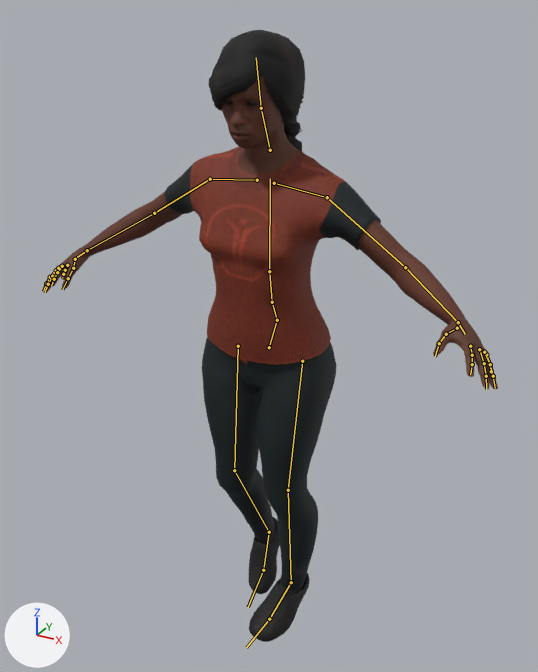
An edit to the glTF model public/models/npcs/braamfontein-creative.glb, drawn before and after from the same camera.
Before and after are seen from a 50 mm camera at (0.892, -1.648, 1.723) aimed at (-0.044, 0.053, 0.873). The lights are fixed; the arrows at lower left show +X, +Y and +Z. The older version comes first. Both versions are drawn at frame 17 of the action 'sprint'; the numbers are the values there. The bones that change, and the others that lie on the model, are drawn over the model as lines.

Names of what the first picture shows: 'EyesMesh', 'HairShoesMesh', 'OutfitMesh', 'SkinMesh'.
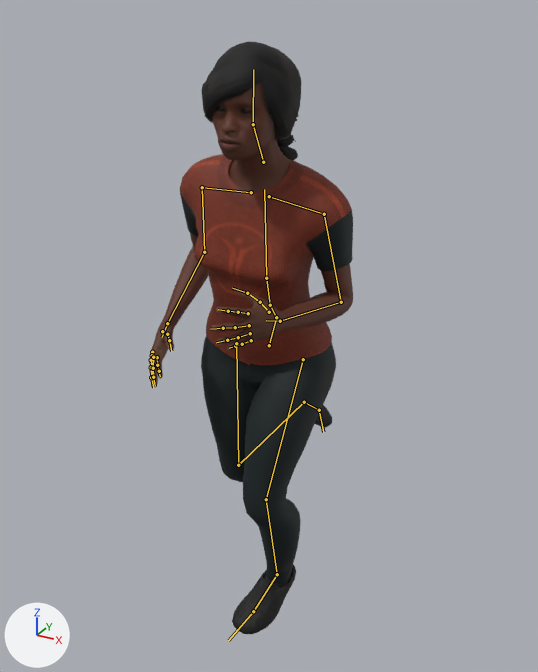
Edits to the scene script, one JSON object a line:
```json
{"block": "bone_hips", "where": "bone_hips = bpy.data.objects['Npc_braamfontein-creative'].pose.bones['Hips']  # child of 'Root'"}
{"op": "set", "path": "bone_hips.location", "old": "(0.0, -0.03, -0.021)", "new": "(0.0, -0.025, -0.017)"}
{"op": "set", "path": "bone_hips.rotation_quaternion", "old": "(1.0, 0.01, 0.006, 0.001)", "new": "(0.999, 0.027, 0.038, 0.001)", "note": "degrees (1, 1, 0) -> degrees (3, 4, 0)"}
{"block": "bone_spine", "where": "bone_spine = bpy.data.objects['Npc_braamfontein-creative'].pose.bones['Spine']  # child of 'Hips'"}
{"op": "set", "path": "bone_spine.rotation_quaternion", "old": "(0.995, 0.064, -0.01, -0.011)", "new": "(0.986, 0.167, -0.02, -0.004)", "note": "degrees (7, -1, -1) -> degrees (19, -2, -1)"}
{"block": "bone_chest", "where": "bone_chest = bpy.data.objects['Npc_braamfontein-creative'].pose.bones['Chest']  # child of 'Spine'"}
{"op": "set", "path": "bone_chest.rotation_quaternion", "old": "(0.999, -0.026, -0.001, 0.0)", "new": "(0.998, -0.068, -0.006, -0.007)", "note": "degrees (-3, 0, 0) -> degrees (-8, -1, -1)"}
{"block": "bone_upperarm_l", "where": "bone_upperarm_l = bpy.data.objects['Npc_braamfontein-creative'].pose.bones['UpperArm_L']  # child of 'clavicle_l'"}
{"op": "set", "path": "bone_upperarm_l.rotation_quaternion", "old": "(0.926, 0.079, -0.188, 0.126)", "new": "(0.951, 0.001, 0.124, -0.281)", "note": "degrees (7, -24, 14) -> degrees (-4, 14, -33)"}
{"block": "bone_lowerarm_l", "where": "bone_lowerarm_l = bpy.data.objects['Npc_braamfontein-creative'].pose.bones['LowerArm_L']  # child of 'UpperArm_L'"}
{"op": "set", "path": "bone_lowerarm_l.rotation_quaternion", "old": "(0.933, -0.003, 0.0, 0.0)", "new": "(0.812, 0.584, 0.0, -0.027)", "note": "degrees (0, 0, 0) -> degrees (71, 2, -2)"}
{"block": "bone_upperarm_r", "where": "bone_upperarm_r = bpy.data.objects['Npc_braamfontein-creative'].pose.bones['UpperArm_R']  # child of 'clavicle_r'"}
{"op": "set", "path": "bone_upperarm_r.rotation_quaternion", "old": "(0.954, -0.045, 0.017, -0.127)", "new": "(0.956, -0.112, -0.092, 0.254)", "note": "degrees (-6, 1, -15) -> degrees (-15, -7, 31)"}
{"block": "bone_lowerarm_r", "where": "bone_lowerarm_r = bpy.data.objects['Npc_braamfontein-creative'].pose.bones['LowerArm_R']  # child of 'UpperArm_R'"}
{"op": "set", "path": "bone_lowerarm_r.rotation_quaternion", "old": "(0.958, -0.088, 0.0, -0.004)", "new": "(0.947, 0.321, 0.0, 0.015)", "note": "degrees (-10, 0, 0) -> degrees (37, -1, 2)"}
{"block": "bone_head", "where": "bone_head = bpy.data.objects['Npc_braamfontein-creative'].pose.bones['Head']  # child of 'neck_01'"}
{"op": "set", "path": "bone_head.rotation_quaternion", "old": "(0.989, 0.102, -0.002, 0.012)", "new": "(0.996, -0.08, 0.001, 0.031)", "note": "degrees (12, 0, 1) -> degrees (-9, 0, 4)"}
{"block": "bone_upperleg_l", "where": "bone_upperleg_l = bpy.data.objects['Npc_braamfontein-creative'].pose.bones['UpperLeg_L']  # child of 'Hips'"}
{"op": "set", "path": "bone_upperleg_l.rotation_quaternion", "old": "(0.993, -0.001, 0.073, 0.079)", "new": "(0.973, -0.156, 0.09, 0.143)", "note": "degrees (1, 8, 9) -> degrees (-17, 13, 15)"}
{"block": "bone_lowerleg_l", "where": "bone_lowerleg_l = bpy.data.objects['Npc_braamfontein-creative'].pose.bones['LowerLeg_L']  # child of 'UpperLeg_L'"}
{"op": "set", "path": "bone_lowerleg_l.rotation_quaternion", "old": "(0.986, 0.074, 0.0, 0.014)", "new": "(0.951, 0.304, 0.0, 0.058)", "note": "degrees (9, 0, 2) -> degrees (35, -2, 6)"}
{"block": "bone_foot_l", "where": "bone_foot_l = bpy.data.objects['Npc_braamfontein-creative'].pose.bones['Foot_L']  # child of 'LowerLeg_L'"}
{"op": "set", "path": "bone_foot_l.rotation_quaternion", "old": "(0.985, -0.041, -0.145, -0.011)", "new": "(0.986, -0.096, -0.136, 0.0)", "note": "degrees (-5, -17, -1) -> degrees (-11, -16, 2)"}
{"block": "bone_upperleg_r", "where": "bone_upperleg_r = bpy.data.objects['Npc_braamfontein-creative'].pose.bones['UpperLeg_R']  # child of 'Hips'"}
{"op": "set", "path": "bone_upperleg_r.rotation_quaternion", "old": "(0.993, 0.012, -0.065, -0.056)", "new": "(0.994, 0.031, -0.039, -0.071)", "note": "degrees (2, -7, -7) -> degrees (4, -4, -8)"}
{"block": "bone_lowerleg_r", "where": "bone_lowerleg_r = bpy.data.objects['Npc_braamfontein-creative'].pose.bones['LowerLeg_R']  # child of 'UpperLeg_R'"}
{"op": "set", "path": "bone_lowerleg_r.rotation_quaternion", "old": "(0.916, 0.201, 0.0, -0.038)", "new": "(0.726, 0.674, 0.0, -0.128)", "note": "degrees (25, 1, -5) -> degrees (85, 10, -11)"}
{"block": "bone_foot_r", "where": "bone_foot_r = bpy.data.objects['Npc_braamfontein-creative'].pose.bones['Foot_R']  # child of 'LowerLeg_R'"}
{"op": "set", "path": "bone_foot_r.rotation_quaternion", "old": "(0.979, 0.094, 0.174, 0.044)", "new": "(0.953, 0.199, 0.216, 0.078)", "note": "degrees (12, 19, 7) -> degrees (27, 22, 15)"}
```

Location of each change, (x1, y1, x2, y2) in pixels of the pictures (538 x 672 px):
```json
{"object": "OutfitMesh", "change": "posed", "before": [165, 147, 381, 590], "after": [180, 154, 353, 584], "on screen": "20% narrower"}
{"object": "SkinMesh", "change": "posed", "before": [43, 76, 498, 389], "after": [150, 82, 353, 387], "on screen": "55% narrower"}
{"object": "HairShoesMesh", "change": "posed", "before": [209, 30, 310, 642], "after": [201, 42, 332, 634], "on screen": "29% wider"}
{"object": "EyesMesh", "change": "posed", "before": [224, 101, 257, 106], "after": [216, 107, 252, 114]}
{"bone": "Hips", "before": "(269, 347) to (277, 320)", "after": "(269, 345) to (276, 317)"}
{"bone": "Spine", "before": "(277, 320) to (272, 302)", "after": "(276, 317) to (270, 305)"}
{"bone": "Chest", "before": "(272, 302) to (269, 271)", "after": "(270, 305) to (266, 278)"}
{"bone": "UpperArm_L", "before": "(327, 197) to (405, 267)", "after": "(324, 214) to (341, 302)"}
{"bone": "LowerArm_L", "before": "(405, 267) to (458, 322)", "after": "(341, 302) to (280, 321)"}
{"bone": "UpperArm_R", "before": "(210, 179) to (154, 213)", "after": "(202, 187) to (204, 252)"}
{"bone": "LowerArm_R", "before": "(154, 213) to (87, 250)", "after": "(204, 252) to (167, 323)"}
{"bone": "Head", "before": "(261, 108) to (256, 57)", "after": "(253, 124) to (253, 69)"}
{"bone": "UpperLeg_L", "before": "(302, 361) to (288, 490)", "after": "(303, 359) to (266, 499)"}
{"bone": "LowerLeg_L", "before": "(288, 490) to (291, 582)", "after": "(266, 499) to (277, 574)"}
{"bone": "Foot_L", "before": "(291, 582) to (269, 619)", "after": "(277, 574) to (253, 611)"}
{"bone": "UpperLeg_R", "before": "(238, 346) to (234, 470)", "after": "(236, 343) to (238, 465)"}
{"bone": "LowerLeg_R", "before": "(234, 470) to (269, 532)", "after": "(238, 465) to (304, 402)"}
{"bone": "Foot_R", "before": "(269, 532) to (263, 570)", "after": "(304, 402) to (319, 410)"}
```
